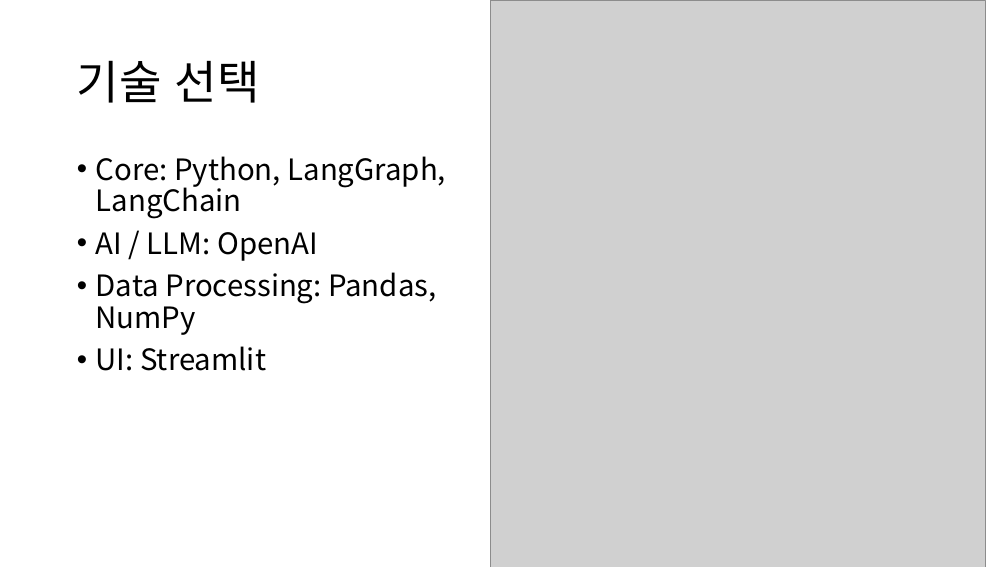
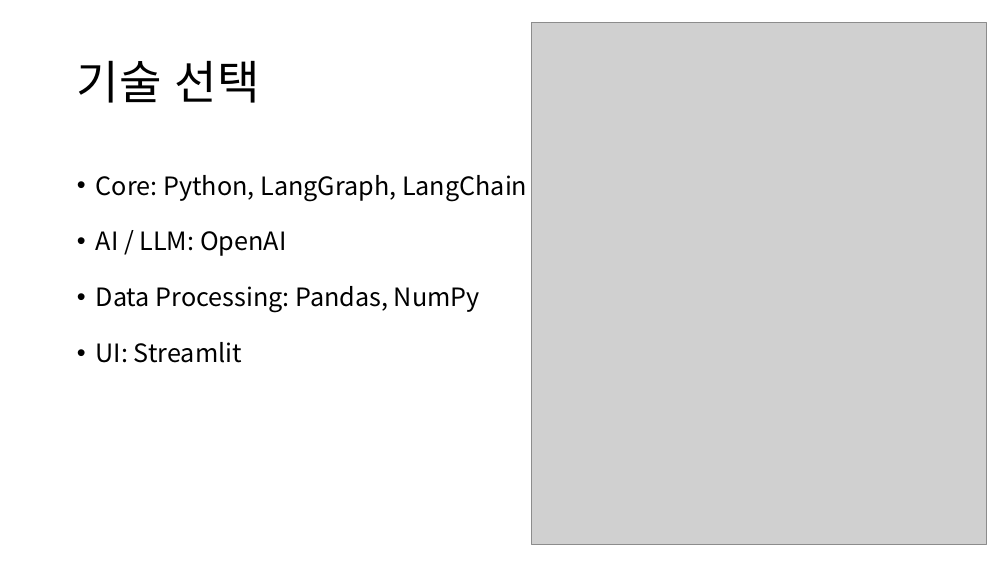
Before and after one commit to semistone97/pjt-SEO, a slide deck: slide 13 of jskim/키워드 기반 리스팅 최적화 에이전트 - 구현파트.pptx (slide 12 before the commit). Drawn at 1008x567 pixels with LibreOffice and Linux fonts; fonts in the diff are those of the drawing; grey boxes stand for pictures. Boxes give left, top, right and bottom in pixels: in the first picture for what was removed or moved away, otherwise in the second. Text is boxed around its words. In the diff, an @@ line names an element or a change of style, - is before the commit and + after.

```diff
--- a/jskim/키워드 기반 리스팅 최적화 에이전트 - 구현파트.pptx
+++ b/jskim/키워드 기반 리스팅 최적화 에이전트 - 구현파트.pptx
@@ picture: place and size @@
-picture at (491,0,985,567)
+picture at (532,23,987,544)
@@ text "Core: Python, LangGraph, LangChain" at (96,175,527,363): size 28 to 24 pt; line spacing 0.9 to 1.5 @@
```
Also in this commit, not shown: 9 other slides changed, 2 slides added, 1 slide removed, 6 other files.
